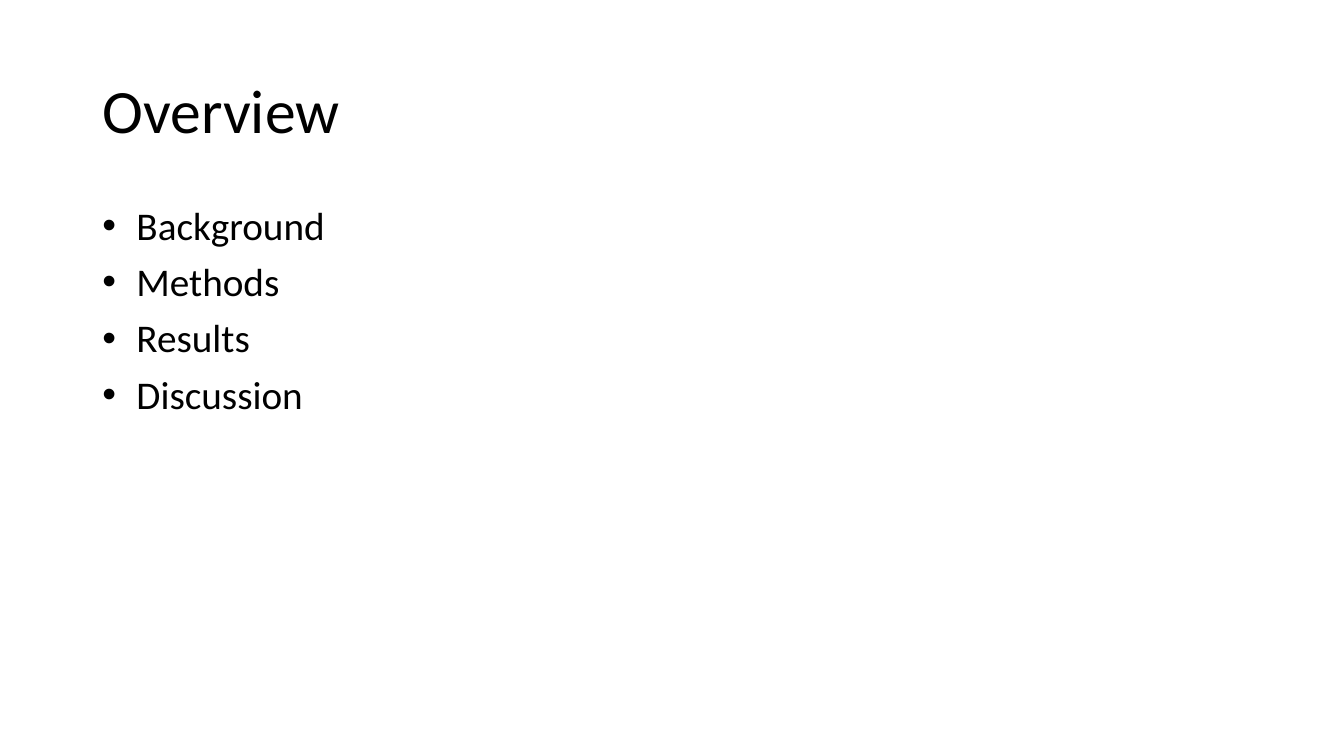
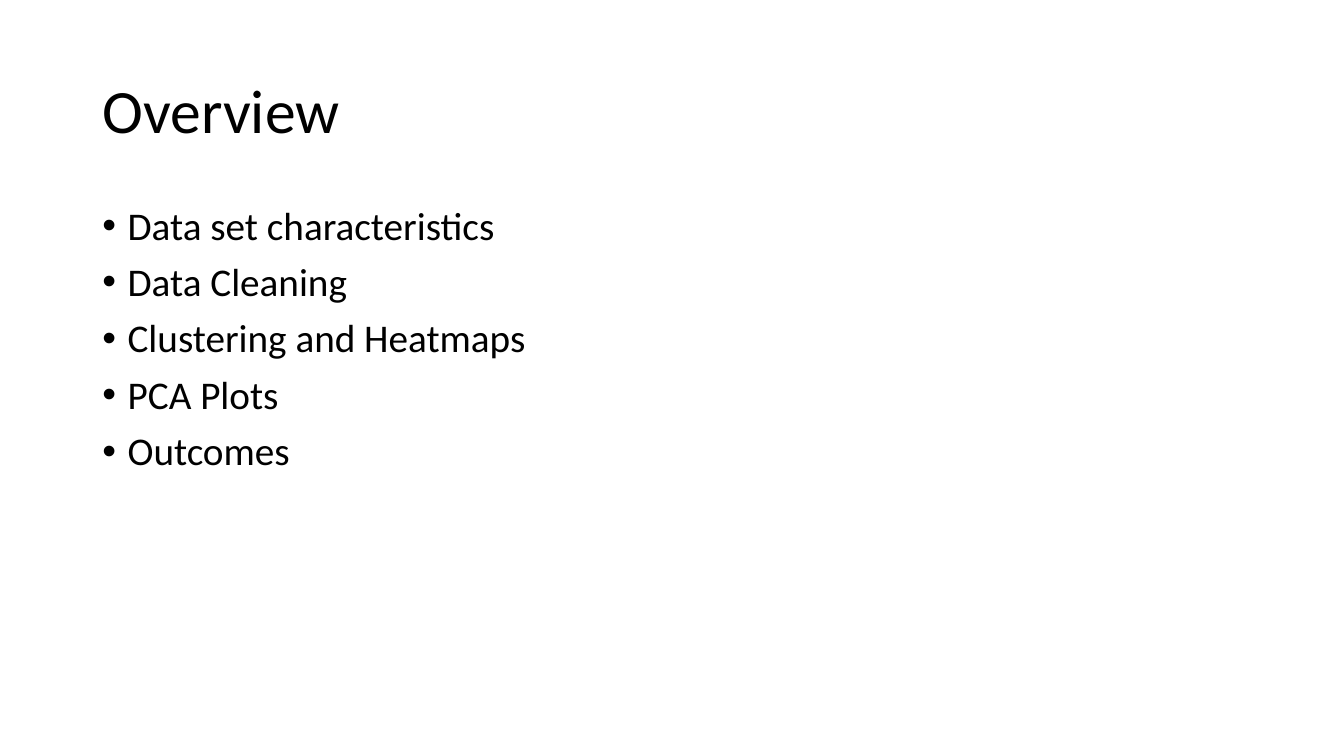
Before and after one commit to tliu-2/PROPPR, a slide deck: slide 2 of Presentation.pptx. Drawn at 1344x756 pixels with LibreOffice and Linux fonts; fonts in the diff are those of the drawing. Boxes give left, top, right and bottom in pixels: in the first picture for what was removed or moved away, otherwise in the second. Text is boxed around its words. In the diff, an @@ line names an element or a change of style, - is before the commit and + after.

```diff
--- a/Presentation.pptx
+++ b/Presentation.pptx
@@ text at [128,212,525,466]: text changed @@
-• Background
-• Methods
-• Results
-• Discussion
+• Data set characteristics
+• Data Cleaning
+• Clustering and Heatmaps
+• PCA Plots
+• Outcomes
```
Also in this commit, not shown: 5 other slides changed, 2 slides added, 1 slide removed, 24 other files.
